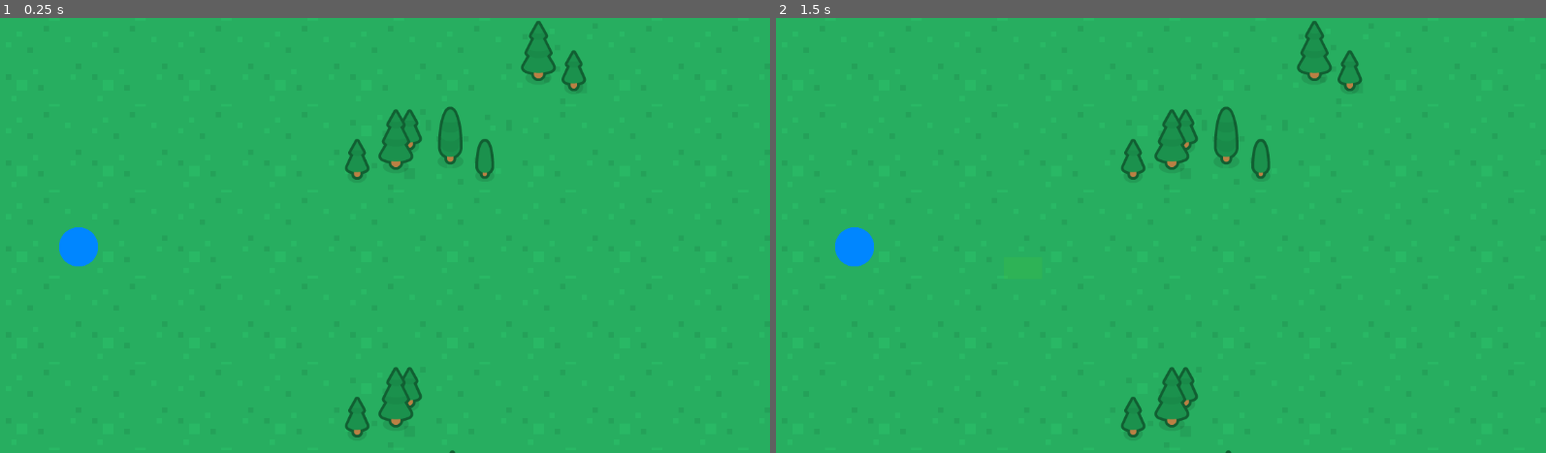
Above: before the commit, frames 1-2 (left to right).
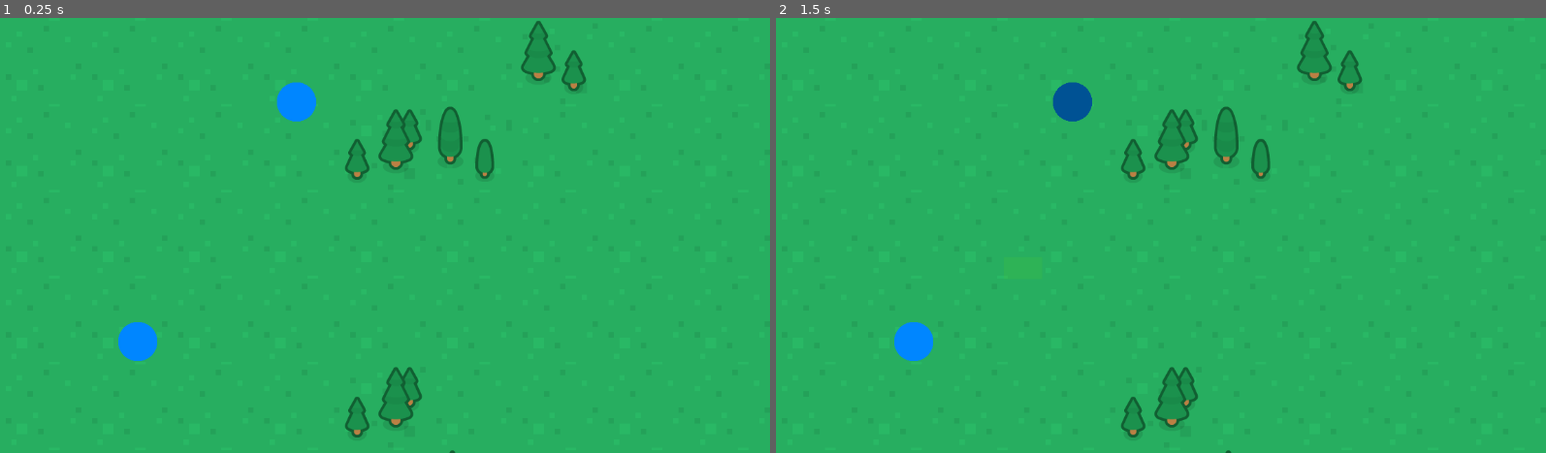
Above: after the commit, the same moments.

Repository: ewandos/godot-plugin-fluid-group-navigation
Game: Godot game, scene res://Game.tscn
Same seed, same stepped clock (60 frames per second), same inputs: the game is played once before the commit and once after it.
Inputs (mouse positions are in pixels of both pictures, inside the frame that each line leads up to):
- Up to frame 1 (0.25 s): no input
- Up to frame 2 (1.5 s): tap Enter at 0.5 s; move the mouse to (1330, 213) at 0.52 s; click (1330, 213) at 0.67 s; tap Space at 1.25 s; drag from (1007, 257) to (1122, 322) at 1.27 s

The runs differ from the first frame. In frame 1, 1.1% of the frame differs, in the area x 7-42%, y 14-79%; in frame 2, 1.1%.
Error before the commit: Invalid call. Nonexistent function 'get_next_location' in base 'NavigationAgent2D'. (res://Unit.gd:20)
Error after the commit: Invalid call. Nonexistent function 'get_target_location' in base 'NavigationAgent2D'. (res://Unit.gd:21)

Commit message:
NavAgent Implementation

Diff:
--- a/Game.tscn
+++ b/Game.tscn
@@ -1,9 +1,8 @@
-[gd_scene load_steps=38 format=3 uid="uid://du7bc4mp3lrgk"]
+[gd_scene load_steps=36 format=3 uid="uid://du7bc4mp3lrgk"]
 
 [ext_resource type="Script" path="res://Unit Selector.gd" id="1"]
 [ext_resource type="Texture2D" uid="uid://eha3a5h4cb0v" path="res://medievalRTS_spritesheet@2.png" id="1_jmuni"]
-[ext_resource type="Texture2D" uid="uid://cw2ut2e27tboj" path="res://unit.png" id="2"]
-[ext_resource type="Script" path="res://Unit.gd" id="3"]
+[ext_resource type="PackedScene" uid="uid://irms1d6lmat6" path="res://Unit.tscn" id="2_bjfk5"]
 [ext_resource type="Script" path="res://PathRenderer.gd" id="5_g21f1"]
 
 [sub_resource type="NavigationPolygon" id="NavigationPolygon_gprqi"]
@@ -231,9 +230,6 @@
 navigation_layer_0/layers = 1
 sources/0 = SubResource("TileSetAtlasSource_g5aoy")
 
-[sub_resource type="CircleShape2D" id="1"]
-radius = 32.0156
-
 [node name="Game" type="Node2D"]
 
 [node name="Map" type="TileMap" parent="."]
@@ -241,20 +237,12 @@
 format = 2
 layer_0/tile_data = PackedInt32Array(0, 131072, 7, 1, 131072, 7, 2, 131072, 7, 65538, 131072, 7, 65537, 131072, 7, 6553 …(1313 unchanged characters)…
 
-[node name="Unit" type="CharacterBody2D" parent="." groups=["unit"]]
-position = Vector2(124, 341)
-script = ExtResource("3")
-color = Color(1, 0.607843, 0.580392, 1)
-metadata/_edit_group_ = true
-
-[node name="Sprite2D" type="Sprite2D" parent="Unit"]
-scale = Vector2(0.176, 0.176)
-texture = ExtResource("2")
-
-[node name="CollisionShape2D" type="CollisionShape2D" parent="Unit"]
-shape = SubResource("1")
-
-[node name="NavigationAgent2d" type="NavigationAgent2D" parent="Unit"]
+[node name="Unit" parent="." instance=ExtResource("2_bjfk5")]
+speed = 2.0
+
+[node name="Unit2" parent="." instance=ExtResource("2_bjfk5")]
+position = Vector2(212, 482)
+speed = 2.0
 
 [node name="Unit Selector" type="Node2D" parent="."]
 script = ExtResource("1")
--- a/Unit Selector.gd
+++ b/Unit Selector.gd
@@ -33,6 +33,7 @@
 			var query = PhysicsShapeQueryParameters2D.new()
 			query.set_shape(select_rectangle)
 			query.transform = Transform2D(0, (drag_end + drag_start) / 2)
+			query.collide_with_areas = true
 			selected_units = space.intersect_shape(query)
 			for unit in selected_units:
 				unit.collider.select()
--- a/Unit.gd
+++ b/Unit.gd
@@ -1,7 +1,8 @@
-extends CharacterBody2D
+extends Area2D
 class_name Unit
 
 @export var color: Color
+@export var speed: float = 1.0
 var is_selected := false
 
 @onready var sprite: Sprite2D = $Sprite2D
@@ -17,9 +18,10 @@
 		agent.set_target_location(get_viewport().get_mouse_position())
 
 func _physics_process(delta: float) -> void:
+	if (agent.get_target_location() == Vector2.ZERO): return
 	var next_location = agent.get_next_location()
 	var v = (next_location - global_position).normalized()
-	agent.set_velocity(v)
+	agent.set_velocity(v * speed)
 
 func on_velocity_computed(safe_velocity: Vector2) -> void:
 	position += safe_velocity
@@ -29,7 +31,6 @@
 
 func on_target_reached() -> void:
 	print("reached goal")
-	get_tree().quit()
 
 func select() -> void:
 	sprite.modulate = color
--- /dev/null
+++ b/Unit.tscn
@@ -0,0 +1,27 @@
+[gd_scene load_steps=4 format=3 uid="uid://irms1d6lmat6"]
+
+[ext_resource type="Script" path="res://Unit.gd" id="1_kksq3"]
+[ext_resource type="Texture2D" uid="uid://cw2ut2e27tboj" path="res://unit.png" id="2_wydow"]
+
+[sub_resource type="CircleShape2D" id="1"]
+radius = 30.0
+
+[node name="Unit" type="Area2D" groups=["unit"]]
+position = Vector2(448, 125)
+collision_mask = 0
+script = ExtResource("1_kksq3")
+color = Color(1, 0.607843, 0.580392, 1)
+metadata/_edit_group_ = true
+
+[node name="Sprite2D" type="Sprite2D" parent="."]
+scale = Vector2(0.176, 0.176)
+texture = ExtResource("2_wydow")
+
+[node name="CollisionShape2D" type="CollisionShape2D" parent="."]
+shape = SubResource("1")
+
+[node name="NavigationAgent2d" type="NavigationAgent2D" parent="."]
+target_desired_distance = 20.0
+avoidance_enabled = true
+radius = 30.0
+max_speed = 1000.0
--- a/project.godot
+++ b/project.godot
@@ -9,7 +9,7 @@
 config_version=5
 
 _global_script_classes=[{
-"base": "CharacterBody2D",
+"base": "Area2D",
 "class": &"Unit",
 "language": &"GDScript",
 "path": "res://Unit.gd"
